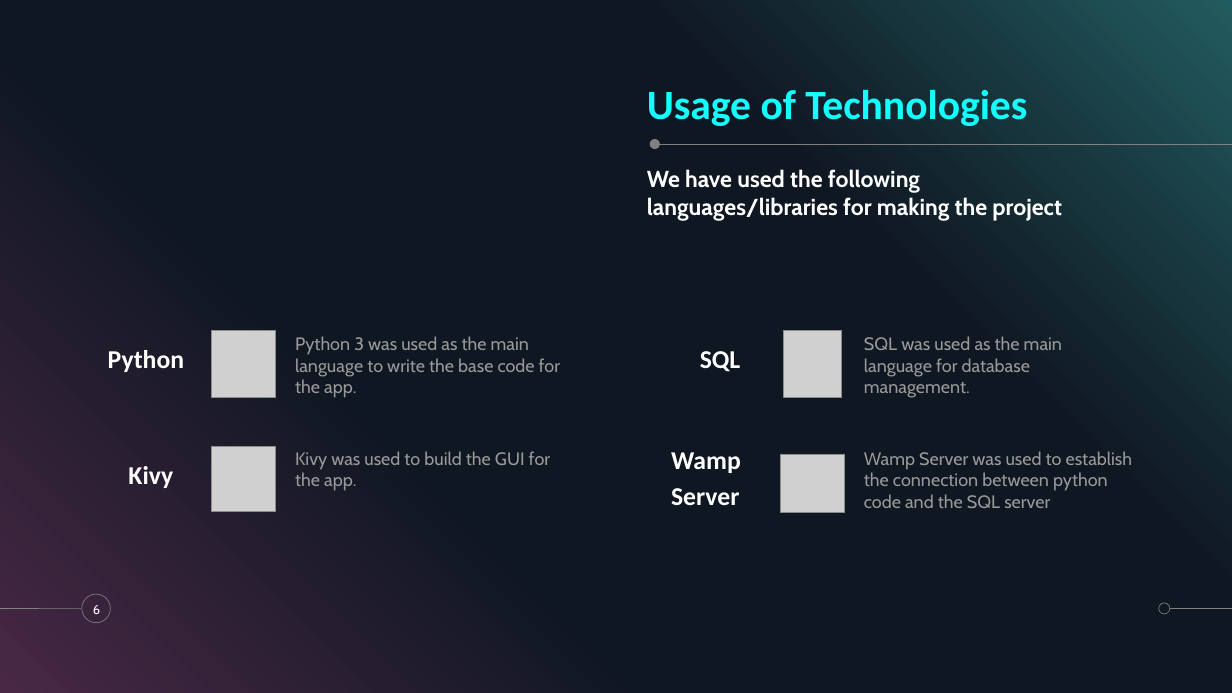
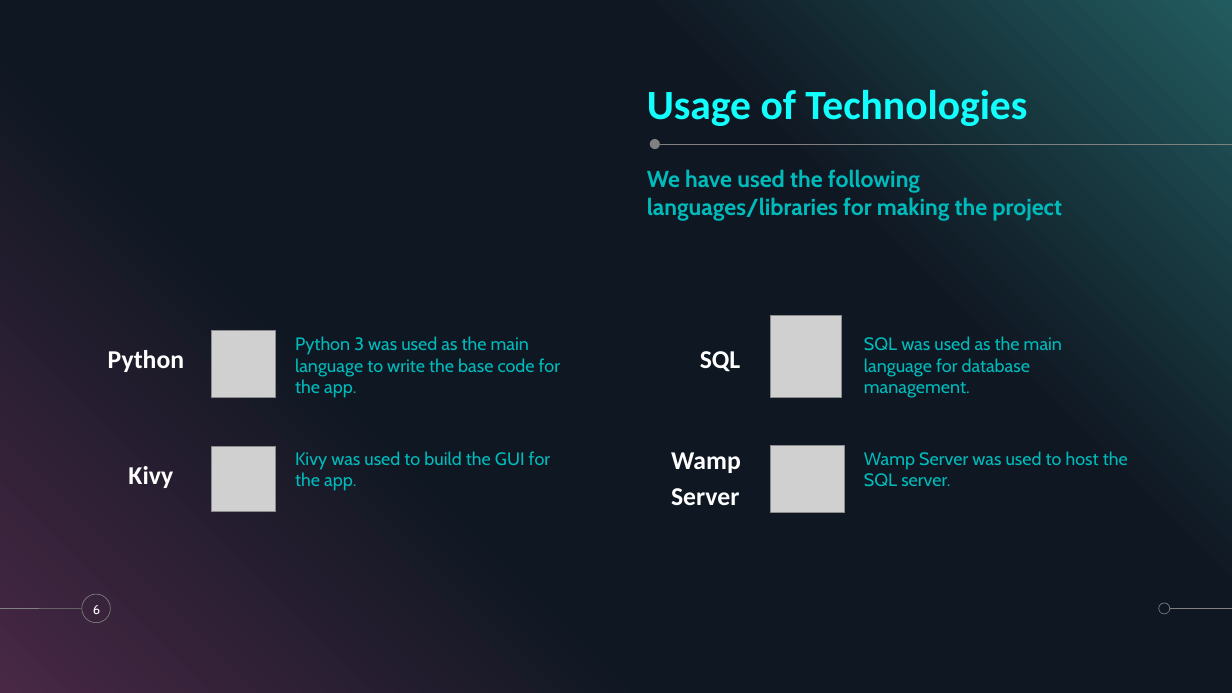
Before and after one commit to krshnknsr21/Sentiment-Analysis, a slide deck: slide 6 of Overview.pptx. Drawn at 1232x693 pixels with LibreOffice and Linux fonts; fonts in the diff are those of the drawing; grey boxes stand for pictures. Boxes give left, top, right and bottom in pixels: in the first picture for what was removed or moved away, otherwise in the second. Text is boxed around its words. In the diff, an @@ line names an element or a change of style, - is before the commit and + after.

```diff
--- a/Overview.pptx
+++ b/Overview.pptx
@@ text "We have used the following ..." at bbox=[647, 169, 1062, 221]: text colour #FFFFFF to #00BBBB @@
@@ picture: place and size @@
-picture at bbox=[784, 331, 841, 397]
+picture at bbox=[771, 316, 841, 397]
@@ text colour #999999 to #00BBBB in 3 elements at bbox=[295, 336, 560, 398], bbox=[864, 336, 1062, 398], bbox=[295, 451, 550, 491] @@
@@ picture: place and size @@
-picture at bbox=[780, 455, 845, 513]
+picture at bbox=[771, 445, 845, 512]
@@ text at bbox=[864, 451, 1128, 486]: text changed; text colour #999999 to #00BBBB @@
-Wamp Server was used to establish the connection between python code and the SQL server
+Wamp Server was used to host the SQL server.
```
Also in this commit, not shown: 3 other slides changed, 4 slides added, 5 slides removed, 7 other files.
